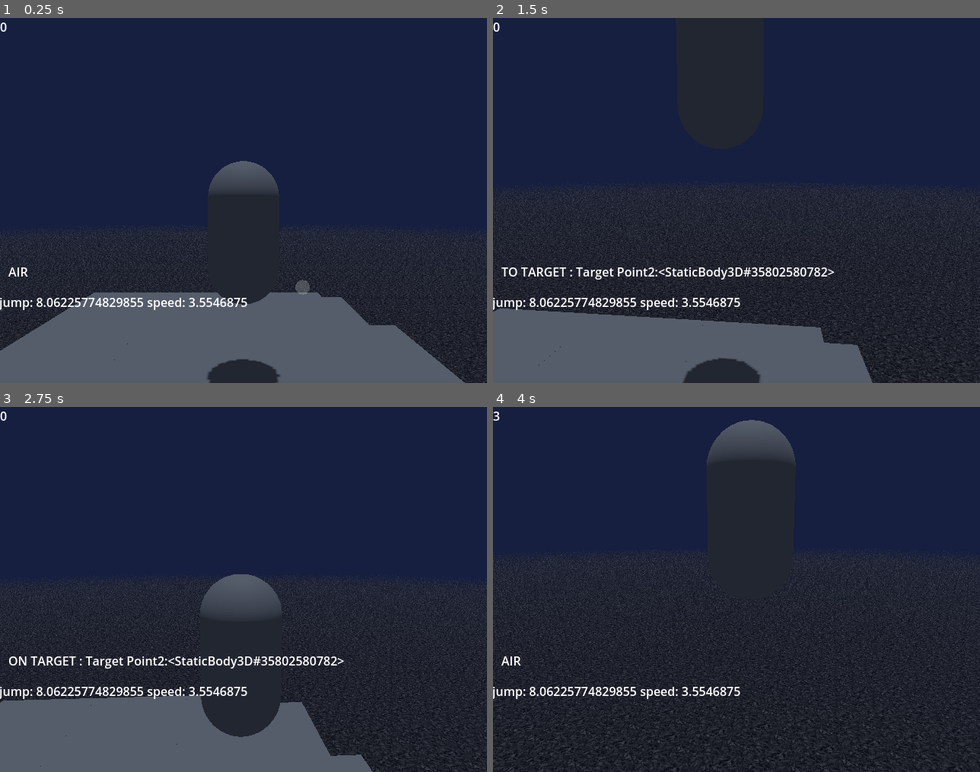
Above: before the commit, frames 1-4 (two rows, left to right).
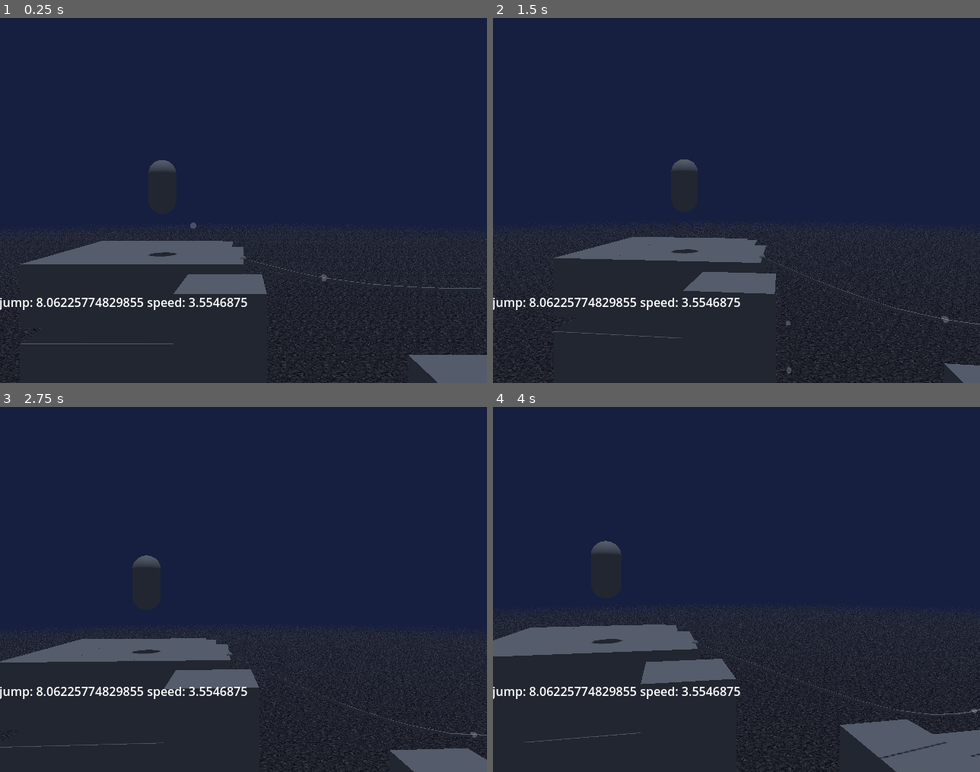
Above: after the commit, the same moments.

Repository: NoahChase/Sly-Cooper--A-Thief-in-Godot
Game: Godot game, scene res://Scenes/Worlds/hazard_room.tscn
Same seed, same stepped clock (60 frames per second), same inputs: the game is played once before the commit and once after it.
Inputs (mouse positions are in pixels of both pictures, inside the frame that each line leads up to):
- Up to frame 1 (0.25 s): no input
- Up to frame 2 (1.5 s): tap Enter (ui_accept) at 0.5, 0.6, 0.77, 1.07 s; move the mouse to (760, 200) at 0.52 s; hold Up (ui_up) from 0.53 s (still down); move the mouse to (712, 200) at 1.27 s; tap Q (circle) at 1.35 s
- Up to frame 3 (2.75 s): keep holding Up (ui_up); tap Enter (ui_accept) at 1.52, 1.55, 1.82, 2.1 s; move the mouse to (253, 582) at 2.02 s
- Up to frame 4 (4 s): keep holding Up (ui_up); move the mouse to (731, 596) at 2.77 s; tap Q (circle) at 2.85 s; tap Enter (ui_accept) at 3.02, 3.05, 3.32, 3.6, 3.77 s; move the mouse to (775, 593) at 3.52 s

The runs differ from the first frame. In frame 1, 23% of the frame differs, in the area x 0-100%, y 1-100%; in frame 2, 20%; in frame 3, 22%; in frame 4, 13%.
Error after the commit: Invalid access to property or key 'anim_tree' on a base object of type 'null instance'. (res://Scripts/player__sly.gd:102)

Commit message:
Revert "Merge branch 'main' of https://github.com/NoahChase/Sly-Cooper--A-Thief-in-Godot"
This reverts commit d028205336ece39a972d8b8e1835a5af082fd7fd, reversing
changes made to 5356f17842658bb68c2e3d91081e0f707e990ef4.

Diff:
--- a/Assets/Models/test_rope_mesh.tscn
+++ b/Assets/Models/test_rope_mesh.tscn
@@ -3,7 +3,7 @@
 [sub_resource type="CylinderMesh" id="CylinderMesh_ru1tb"]
 top_radius = 0.05
 bottom_radius = 0.05
-height = 2.23885
+height = 2.30962
 radial_segments = 6
 rings = 1
 
--- a/Scenes/Character Mesh/sly_cooper_rig_no_physics.tscn
+++ b/Scenes/Character Mesh/sly_cooper_rig_no_physics.tscn
@@ -333,7 +333,7 @@
 mesh = SubResource("BoxMesh_ctiw8")
 
 [node name="Ball Tail 8" type="MeshInstance3D" parent="Ball Tail Root" index="3"]
-transform = Transform3D(0.899075, 0, -0.437498, 0, 0.999894, 0, 0.437499, 0, 0.899074, 0.0778626, 0.576019, -0.258675)
+transform = Transform3D(0.899075, 0, -0.437498, 0, 0.999894, -1.4013e-45, 0.437499, 1.4013e-45, 0.899074, 0.0778626, 0.576019, -0.258675)
 top_level = true
 mesh = SubResource("BoxMesh_3lfr3")
 
@@ -344,7 +344,7 @@
 mesh = SubResource("BoxMesh_hp8ys")
 
 [node name="Ball Tail 7" type="MeshInstance3D" parent="Ball Tail Root" index="4"]
-transform = Transform3D(0.899055, 0, -0.437499, 0, 0.999842, 0, 0.437489, 0, 0.899075, 0.143487, 0.515375, -0.393536)
+transform = Transform3D(0.899055, -1.4013e-45, -0.437499, 0, 0.999842, -2.8026e-45, 0.437489, 2.8026e-45, 0.899075, 0.143487, 0.515375, -0.393536)
 top_level = true
 mesh = SubResource("BoxMesh_3lfr3")
 
@@ -355,7 +355,7 @@
 mesh = SubResource("BoxMesh_2lu7f")
 
 [node name="Ball Tail 6" type="MeshInstance3D" parent="Ball Tail Root" index="5"]
-transform = Transform3D(0.899067, 0, -0.437496, 0, 0.99984, 0, 0.437495, 0, 0.89907, 0.208237, 0.454188, -0.526599)
+transform = Transform3D(0.899067, -1.4013e-45, -0.437496, 0, 0.99984, -4.2039e-45, 0.437495, 4.2039e-45, 0.89907, 0.208237, 0.454188, -0.526599)
 top_level = true
 mesh = SubResource("BoxMesh_3lfr3")
 
@@ -366,7 +366,7 @@
 mesh = SubResource("BoxMesh_x8uyn")
 
 [node name="Ball Tail 5" type="MeshInstance3D" parent="Ball Tail Root" index="6"]
-transform = Transform3D(0.899053, 0, -0.437489, 0, 0.999837, 0, 0.437488, 0, 0.899056, 0.269486, 0.374764, -0.652469)
+transform = Transform3D(0.899053, -1.4013e-45, -0.437489, 0, 0.999837, -4.2039e-45, 0.437488, 4.2039e-45, 0.899056, 0.269486, 0.374764, -0.652469)
 top_level = true
 mesh = SubResource("BoxMesh_3lfr3")
 
@@ -377,7 +377,7 @@
 mesh = SubResource("BoxMesh_x8uyn")
 
 [node name="Ball Tail 4" type="MeshInstance3D" parent="Ball Tail Root" index="7"]
-transform = Transform3D(0.89905, 0, -0.437489, 0, 0.999823, 0, 0.437486, 0, 0.899056, 0.346433, 0.291043, -0.810598)
+transform = Transform3D(0.89905, -1.4013e-45, -0.437489, 0, 0.999823, -4.2039e-45, 0.437486, 4.2039e-45, 0.899056, 0.346433, 0.291043, -0.810598)
 top_level = true
 mesh = SubResource("BoxMesh_3lfr3")
 
@@ -388,7 +388,7 @@
 mesh = SubResource("BoxMesh_x8uyn")
 
 [node name="Ball Tail 3" type="MeshInstance3D" parent="Ball Tail Root" index="8"]
-transform = Transform3D(0.899046, 0, -0.437489, 0, 0.999767, 0, 0.437485, 0, 0.899056, 0.434021, 0.200941, -0.990593)
+transform = Transform3D(0.899046, 0, -0.437489, -2.8026e-45, 0.999767, -5.60519e-45, 0.437485, 7.00649e-45, 0.899056, 0.434021, 0.200941, -0.990593)
 top_level = true
 mesh = SubResource("BoxMesh_3lfr3")
 
@@ -399,7 +399,7 @@
 mesh = SubResource("BoxMesh_x8uyn")
 
 [node name="Ball Tail 2" type="MeshInstance3D" parent="Ball Tail Root" index="9"]
-transform = Transform3D(0.899047, 0, -0.437492, 0, 0.99977, 0, 0.437485, 0, 0.899062, 0.493005, 0.117822, -1.14483)
+transform = Transform3D(0.899047, 2.8026e-45, -0.437492, -7.00649e-45, 0.99977, -5.60519e-45, 0.437485, 8.40779e-45, 0.899062, 0.493005, 0.117822, -1.14483)
 top_level = true
 mesh = SubResource("BoxMesh_3lfr3")
 
@@ -413,43 +413,43 @@
 transform = Transform3D(1, 0, 0, 0, 1, 0, 0, 0, 1, 0, -0.0625, 0)
 bones/0/position = Vector3(1.1612e-08, 0.74602, -0.00193296)
 bones/1/position = Vector3(0.000474975, 0.000474975, 0.000474975)
-bones/10/position = Vector3(-0.087992, 0.865028, -0.00921833)
-bones/10/rotation = Quaternion(0.16389, -0.0358925, 0.00868358, 0.985787)
+bones/10/position = Vector3(-0.00643582, 0.855241, -0.00664721)
+bones/10/rotation = Quaternion(0.143247, -0.0330025, -0.0123152, 0.98906)
 bones/11/position = Vector3(-2.16606e-16, 0.1409, 0.00690236)
-bones/11/rotation = Quaternion(0.0834795, -0.0121833, 0.00151322, 0.996434)
-bones/12/rotation = Quaternion(0.0438295, -0.000931584, -0.00270893, 0.999035)
-bones/13/rotation = Quaternion(0.0427978, 0.000783467, 0.00444861, 0.999074)
+bones/11/rotation = Quaternion(0.0695557, -0.0127676, 0.00356703, 0.99749)
+bones/12/rotation = Quaternion(0.0376083, 0.0151068, -0.00382825, 0.999171)
+bones/13/rotation = Quaternion(0.0452418, 0.000777651, 0.00498278, 0.998963)
 bones/13/scale = Vector3(1, 1, 0.999999)
-bones/14/rotation = Quaternion(-0.0306518, -0.0174594, 0.0204833, 0.999168)
-bones/15/rotation = Quaternion(-0.0530415, 0.00598179, 0.00549198, 0.998559)
+bones/14/rotation = Quaternion(-0.0298638, -0.0179172, 0.0214906, 0.999162)
+bones/15/rotation = Quaternion(-0.0504025, 0.00516876, 0.00693952, 0.998692)
 bones/56/scale = Vector3(1, 1, 1)
 bones/57/scale = Vector3(1, 1, 1)
 bones/70/rotation = Quaternion(-0.35155, -0.348675, -0.399688, 0.771419)
 bones/70/scale = Vector3(1, 1, 1)
 bones/72/position = Vector3(0.0633166, 0.0976588, 0.00782372)
-bones/72/rotation = Quaternion(0.499955, 0.546555, 0.550874, -0.384527)
-bones/73/rotation = Quaternion(0.0259909, 0.947452, -0.308226, 0.0815818)
+bones/72/rotation = Quaternion(0.495142, 0.545982, 0.562787, -0.374177)
+bones/73/rotation = Quaternion(0.0149017, 0.953227, -0.289065, 0.0870534)
 bones/73/scale = Vector3(0.999999, 1, 0.999999)
-bones/74/rotation = Quaternion(0.183697, -0.716715, 0.177523, 0.648892)
+bones/74/rotation = Quaternion(0.226695, -0.714616, 0.218615, 0.624613)
 bones/74/scale = Vector3(0.999999, 1, 1)
-bones/75/rotation = Quaternion(-0.0313937, 0.666446, 0.337603, 0.663995)
+bones/75/rotation = Quaternion(-0.0111878, 0.653335, 0.314676, 0.688481)
 bones/95/position = Vector3(-0.0637059, 0.090302, 0.015742)
-bones/95/rotation = Quaternion(0.488315, -0.657647, -0.494992, -0.289881)
-bones/96/rotation = Quaternion(0.0959254, 0.929532, -0.355555, -0.018694)
+bones/95/rotation = Quaternion(0.487129, -0.659979, -0.481987, -0.307932)
+bones/96/rotation = Quaternion(0.067663, 0.925039, -0.373154, -0.0219208)
 bones/97/position = Vector3(-0.00114774, 0.233412, -0.000875463)
-bones/97/rotation = Quaternion(0.300345, 0.69932, -0.300345, 0.574924)
+bones/97/rotation = Quaternion(0.277945, 0.705196, -0.277945, 0.590077)
 bones/97/scale = Vector3(0.999999, 0.999999, 0.999999)
-bones/98/rotation = Quaternion(-0.0258596, -0.655896, -0.202134, 0.726825)
+bones/98/rotation = Quaternion(-0.012787, -0.657528, -0.209998, 0.72346)
 bones/120/position = Vector3(0.00070335, 0.0147822, 0.131181)
 bones/120/rotation = Quaternion(-0.0722975, -0.0474817, 0.0137924, 0.996157)
 bones/120/scale = Vector3(1, 1, 1)
 bones/130/position = Vector3(0.073522, -0.0766083, -0.0259213)
-bones/130/rotation = Quaternion(0.0573184, 0.335788, 0.925125, -0.167645)
-bones/131/rotation = Quaternion(-0.0238829, 0.977102, -0.209348, -0.0295622)
+bones/130/rotation = Quaternion(0.0518173, 0.37944, 0.912447, -0.144154)
+bones/131/rotation = Quaternion(-0.0194914, 0.940288, -0.339004, -0.0235486)
 bones/131/scale = Vector3(1, 1, 0.999999)
-bones/132/rotation = Quaternion(-0.150308, 0.716242, -0.671075, 0.118588)
+bones/132/rotation = Quaternion(-0.126287, 0.639472, -0.756192, 0.057458)
 bones/132/scale = Vector3(0.999999, 1.00001, 0.999995)
-bones/133/rotation = Quaternion(-6.69096e-09, 0.996779, 0.0802039, 2.19558e-09)
+bones/133/rotation = Quaternion(-1.88962e-08, 0.999045, 0.0437053, 1.9611e-09)
 bones/133/scale = Vector3(1, 1.00001, 0.999986)
 bones/134/position = Vector3(-0.00730926, 0.127941, 0.00102151)
 bones/134/rotation = Quaternion(-0.0126292, 0.186482, 0.979947, -0.0690641)
@@ -458,11 +458,11 @@
 bones/135/rotation = Quaternion(0.203259, 0.000721591, 0.000726901, 0.979125)
 bones/135/scale = Vector3(0.999999, 0.999999, 1)
 bones/136/position = Vector3(-0.0787393, -0.070641, -0.004869)
-bones/136/rotation = Quaternion(-0.0463044, 0.417875, 0.907025, 0.023294)
-bones/137/rotation = Quaternion(0.0642497, 0.92837, -0.366038, -0.00426502)
+bones/136/rotation = Quaternion(-0.0394081, 0.383289, 0.92107, 0.0562689)
+bones/137/rotation = Quaternion(0.0746977, 0.935843, -0.344335, -0.00722418)
 bones/137/scale = Vector3(0.999999, 1, 1)
-bones/138/rotation = Quaternion(0.057362, 0.634088, -0.76975, -0.0461207)
-bones/139/rotation = Quaternion(-4.33078e-08, 0.999528, 0.0307167, 2.72314e-08)
+bones/138/rotation = Quaternion(0.102173, 0.639896, -0.755646, -0.0953548)
+bones/139/rotation = Quaternion(-3.77924e-08, 0.999677, 0.0253949, -8.84156e-09)
 bones/140/rotation = Quaternion(0.0126288, 0.186482, 0.979947, 0.0690643)
 bones/140/scale = Vector3(1, 1, 0.999999)
 bones/141/position = Vector3(0.0408724, 0.0366471, -0.00755698)
@@ -474,7 +474,7 @@
 bones/143/scale = Vector3(1, 1, 1)
 
 [node name="Cane_LowPoly" parent="metarig/GeneralSkeleton" index="0"]
-transform = Transform3D(0.486746, -0.544428, 0.683136, 0.686269, -0.245527, -0.684653, 0.540473, 0.802068, 0.254114, -0.485894, 0.886469, 0.33112)
+transform = Transform3D(0.543564, -0.50464, 0.670727, 0.694821, -0.177794, -0.696858, 0.470913, 0.844823, 0.253993, -0.391309, 0.908701, 0.354961)
 bone_name = "RightHand"
 bone_idx = 98
 
@@ -482,43 +482,43 @@
 transform = Transform3D(0.286598, 0.942817, -0.170169, -0.918975, 0.320748, 0.229361, 0.270827, 0.090647, 0.958351, -0.714821, -0.90577, 0.0535462)
 
 [node name="TeethUpper_LowPoly" parent="metarig/GeneralSkeleton" index="1"]
-transform = Transform3D(0.105167, -0.00668701, -0.014513, 0.00303428, 0.103211, -0.025568, 0.0156887, 0.024864, 0.102231, -0.105542, 1.13931, 0.198271)
+transform = Transform3D(0.105696, -0.00350972, -0.0114739, 0.00152526, 0.104827, -0.0180147, 0.0119013, 0.0177353, 0.104208, -0.00731913, 1.14349, 0.18475)
 
 [node name="TeethLower_LowPoly" parent="metarig/GeneralSkeleton" index="2"]
-transform = Transform3D(0.105167, -0.00668706, -0.014513, 0.00303428, 0.103212, -0.0255679, 0.0156887, 0.0248643, 0.102231, -0.102961, 1.12071, 0.184567)
+transform = Transform3D(0.105696, -0.00350975, -0.0114739, 0.00152526, 0.104827, -0.0180147, 0.0119013, 0.0177356, 0.104208, -0.00563627, 1.12392, 0.172313)
 
 [node name="EyeHLightBot_L" parent="metarig/GeneralSkeleton" index="3"]
-transform = Transform3D(0.105167, -0.00668702, -0.014513, 0.00303428, 0.103211, -0.025568, 0.0156887, 0.024864, 0.102231, -0.10573, 1.14221, 0.198971)
+transform = Transform3D(0.105696, -0.00350972, -0.0114739, 0.00152526, 0.104827, -0.0180148, 0.0119013, 0.0177354, 0.104208, -0.00741786, 1.14644, 0.185249)
 
 [node name="EyeHLightTop_L" parent="metarig/GeneralSkeleton" index="4"]
-transform = Transform3D(0.105167, -0.00668702, -0.014513, 0.00303428, 0.103211, -0.025568, 0.0156887, 0.024864, 0.102231, -0.10573, 1.14221, 0.198971)
+transform = Transform3D(0.105696, -0.00350972, -0.0114739, 0.00152526, 0.104827, -0.0180148, 0.0119013, 0.0177354, 0.104208, -0.00741787, 1.14644, 0.185249)
 
 [node name="Iris_L" parent="metarig/GeneralSkeleton" index="5"]
-transform = Transform3D(0.105167, -0.00668703, -0.014513, 0.00303428, 0.103211, -0.0255681, 0.0156887, 0.0248641, 0.102231, -0.10573, 1.14221, 0.198971)
+transform = Transform3D(0.105696, -0.00350973, -0.0114738, 0.00152526, 0.104827, -0.0180149, 0.0119013, 0.0177355, 0.104208, -0.00741792, 1.14644, 0.18525)
 
 [node name="Pupil_L" parent="metarig/GeneralSkeleton" index="6"]
-transform = Transform3D(0.105167, -0.00668703, -0.014513, 0.00303428, 0.103211, -0.0255681, 0.0156887, 0.0248641, 0.102231, -0.10573, 1.14221, 0.198971)
+transform = Transform3D(0.105696, -0.00350973, -0.0114738, 0.00152526, 0.104827, -0.0180149, 0.0119013, 0.0177355, 0.104208, -0.00741792, 1.14644, 0.18525)
 
 [node name="EyeHLightBot_R" parent="metarig/GeneralSkeleton" index="7"]
-transform = Transform3D(0.105167, -0.00668702, -0.014513, 0.00303428, 0.103211, -0.025568, 0.0156887, 0.024864, 0.102231, -0.10573, 1.14221, 0.198971)
+transform = Transform3D(0.105696, -0.00350972, -0.0114739, 0.00152526, 0.104827, -0.0180148, 0.0119013, 0.0177354, 0.104208, -0.00741787, 1.14643, 0.185249)
 
 [node name="EyeHLightTop_R" parent="metarig/GeneralSkeleton" index="8"]
-transform = Transform3D(0.105167, -0.00668702, -0.014513, 0.00303428, 0.103211, -0.025568, 0.0156887, 0.024864, 0.102231, -0.10573, 1.14221, 0.198971)
+transform = Transform3D(0.105696, -0.00350972, -0.0114739, 0.00152526, 0.104827, -0.0180148, 0.0119013, 0.0177354, 0.104208, -0.00741788, 1.14644, 0.185249)
 
 [node name="Iris_R" parent="metarig/GeneralSkeleton" index="9"]
-transform = Transform3D(-0.105167, -0.00668701, -0.014513, -0.00303428, 0.103211, -0.025568, -0.0156887, 0.024864, 0.102231, -0.10573, 1.14221, 0.198971)
+transform = Transform3D(-0.105696, -0.00350972, -0.0114739, -0.00152526, 0.104827, -0.0180147, -0.0119013, 0.0177353, 0.104208, -0.00741786, 1.14643, 0.185249)
 
 [node name="Pupil_R" parent="metarig/GeneralSkeleton" index="10"]
-transform = Transform3D(-0.105167, -0.00668701, -0.014513, -0.00303428, 0.103211, -0.025568, -0.0156887, 0.024864, 0.102231, -0.10573, 1.14221, 0.198971)
+transform = Transform3D(-0.105696, -0.00350972, -0.0114739, -0.00152526, 0.104827, -0.0180147, -0.0119013, 0.0177353, 0.104208, -0.00741786, 1.14643, 0.185249)
 
 [node name="Hat_LowPoly" parent="metarig/GeneralSkeleton" index="11"]
-transform = Transform3D(1.24357, -0.079072, -0.171611, 0.0358794, 1.22044, -0.302335, 0.185514, 0.29401, 1.20885, -0.0100558, -0.148163, -0.192803)
+transform = Transform3D(1.24982, -0.0415015, -0.135674, 0.0180357, 1.23954, -0.213021, 0.140729, 0.209717, 1.23223, 0.0456763, -0.170076, -0.117558)
 
 [node name="EyeWhite_lowPoly" parent="metarig/GeneralSkeleton" index="12"]
-transform = Transform3D(0.105167, -0.00668701, -0.014513, 0.00303428, 0.103211, -0.025568, 0.0156887, 0.024864, 0.102231, -0.10573, 1.14221, 0.198971)
+transform = Transform3D(0.105696, -0.00350972, -0.0114739, 0.00152526, 0.104827, -0.0180147, 0.0119013, 0.0177353, 0.104208, -0.00741787, 1.14643, 0.185249)
 
 [node name="Belt_LowPoly" parent="metarig/GeneralSkeleton" index="13"]
-transform = Transform3D(0.104803, -0.00330032, -0.0179873, 0.000834431, 0.105394, -0.0144759, 0.0182685, 0.0141194, 0.103851, -0.0942324, 1.29348, 0.0880091)
+transform = Transform3D(0.104981, 0.0012879, -0.017193, -0.00286086, 0.10592, -0.00953412, 0.0170021, 0.00987043, 0.104555, 0.00647298, 1.28712, 0.0732137)
 
 [node name="Tail 1 IK" type="SkeletonIK3D" parent="metarig/GeneralSkeleton" index="21"]
 root_bone = &"Tail.001"
@@ -556,11 +556,11 @@
 target_node = NodePath("../../../Ball Tail Root/Ball Tail 3/Node3D/cnt3")
 
 [node name="BoneAttachment3D" type="BoneAttachment3D" parent="metarig/GeneralSkeleton" index="28"]
-transform = Transform3D(0.997273, 0.0728415, -0.01189, 0.00535522, 0.0892593, 0.995994, 0.073611, -0.993341, 0.0886257, -0.0846313, 0.856337, -0.0471714)
+transform = Transform3D(0.997518, 0.0632862, 0.0308551, -0.0338162, 0.0462628, 0.998357, 0.0617547, -0.996923, 0.0482881, -0.00397137, 0.844905, -0.0442278)
 bone_name = "Tail.001"
 bone_idx = 122
 
 [node name="Bone Cane Hand" type="BoneAttachment3D" parent="metarig/GeneralSkeleton" index="29"]
-transform = Transform3D(0.486746, -0.544428, 0.683136, 0.686269, -0.245527, -0.684653, 0.540473, 0.802068, 0.254114, -0.485894, 0.886469, 0.33112)
+transform = Transform3D(0.543564, -0.50464, 0.670727, 0.694821, -0.177794, -0.696858, 0.470913, 0.844823, 0.253993, -0.391309, 0.908701, 0.354961)
 bone_name = "RightHand"
 bone_idx = 98
--- a/Scenes/Character/player__sly.tscn
+++ b/Scenes/Character/player__sly.tscn
@@ -114,10 +114,11 @@
 radial_segments = 8
 rings = 4
 
-[node name="Player_ Sly" type="CharacterBody3D"]
+[node name="Player_ Sly" type="CharacterBody3D" node_paths=PackedStringArray("sly_mesh")]
 floor_constant_speed = true
 floor_max_angle = 0.506145
 script = ExtResource("1_jucx6")
+sly_mesh = NodePath("")
 
 [node name="CollisionShape3D2" type="CollisionShape3D" parent="."]
 transform = Transform3D(1, 0, 0, 0, 1, 0, 0, 0, 1, 0, 0.5, 0)
@@ -133,29 +134,9 @@
 [node name="Body Mesh Container" type="Node3D" parent="."]
 transform = Transform3D(1, 0, 0, 0, 1, 0, 0, 0, 1, 0, 1, 0)
 
-[node name="SlyCooper_RigNoPhysics" type="MeshInstance3D" parent="Body Mesh Container"]
+[node name="MeshInstance3D" type="MeshInstance3D" parent="Body Mesh Container"]
 mesh = SubResource("CapsuleMesh_11x8b")
 skeleton = NodePath("")
-
-[node name="tip toe ray" type="RayCast3D" parent="Body Mesh Container/SlyCooper_RigNoPhysics"]
-transform = Transform3D(-1.15, 0, -1.73645e-07, 0, 1.15, 0, 1.73645e-07, 0, -1.15, -0.4025, -0.975, 6.07758e-08)
-target_position = Vector3(0, -0.25, 0)
-
-[node name="tip toe ray2" type="RayCast3D" parent="Body Mesh Container/SlyCooper_RigNoPhysics"]
-transform = Transform3D(-1.15, 0, -1.73645e-07, 0, 1.15, 0, 1.73645e-07, 0, -1.15, 0.4025, -0.975, -6.07758e-08)
-target_position = Vector3(0, -0.25, 0)
-
-[node name="tip toe ray3" type="RayCast3D" parent="Body Mesh Container/SlyCooper_RigNoPhysics"]
-transform = Transform3D(-1.15, 0, -1.73645e-07, 0, 1.15, 0, 1.73645e-07, 0, -1.15, -6.07758e-08, -0.975, -0.4025)
-target_position = Vector3(0, -0.25, 0)
-
-[node name="tip toe ray4" type="RayCast3D" parent="Body Mesh Container/SlyCooper_RigNoPhysics"]
-transform = Transform3D(-1.15, 0, -1.73645e-07, 0, 1.15, 0, 1.73645e-07, 0, -1.15, 4.34113e-08, -0.975, 0.2875)
-target_position = Vector3(0, -0.25, 0)
-
-[node name="tip toe ray5" type="RayCast3D" parent="Body Mesh Container/SlyCooper_RigNoPhysics"]
-transform = Transform3D(-1.15, 0, -1.73645e-07, 0, 1.15, 0, 1.73645e-07, 0, -1.15, -6.07758e-08, -0.738928, -0.267238)
-target_position = Vector3(0, 0, 0.25)
 
 [node name="AnimationPlayer" type="AnimationPlayer" parent="Body Mesh Container"]
 libraries = {
--- a/Scenes/Worlds/hazard_room.tscn
+++ b/Scenes/Worlds/hazard_room.tscn
@@ -135,7 +135,7 @@
 
 [sub_resource type="Curve3D" id="Curve3D_8kis5"]
 _data = {
-"points": PackedVector3Array(0, 0, 0, 0, 0, 0, 0, 14.5, -7, 0, 0, 0, 0, 0, 0, 2.20492, 13.7853, -7.40089, 0, 0, 0, 0, 0, 0, 4.40914, 13.2172, -7.80166, 0, 0, 0, 0, 0, 0, 6.61227, 12.8291, -8.20223, 0, 0, 0, 0, 0, 0, 8.81407, 12.5829, -8.60256, 0, 0, 0, 0, 0, 0, 11.0144, 12.4411, -9.00262, 0, 0, 0, 0, 0, 0, 13.2134, 12.3665, -9.40244, 0, 0, 0, 0, 0, 0, 15.4111, 12.3219, -9.80202, 0, 0, 0, 0, 0, 0, 17.6079, 12.2705, -10.2014, 0, 0, 0, 0, 0, 0, 19.804, 12.1755, -10.6007, 0, 0, 0, 0, 0, 0, 22, 12, -11),
+"points": PackedVector3Array(0, 0, 0, 0, 0, 0, 0, 14.5, -7, 0, 0, 0, 0, 0, 0, 2.20779, 13.3708, -7.40142, 0, 0, 0, 0, 0, 0, 4.41468, 12.3019, -7.80267, 0, 0, 0, 0, 0, 0, 6.62, 11.3741, -8.20364, 0, 0, 0, 0, 0, 0, 8.82329, 10.6671, -8.60423, 0, 0, 0, 0, 0, 0, 11.0242, 10.2583, -9.00441, 0, 0, 0, 0, 0, 0, 13.2228, 10.2005, -9.40415, 0, 0, 0, 0, 0, 0, 15.4192, 10.4195, -9.8035, 0, 0, 0, 0, 0, 0, 17.6138, 10.8419, -10.2025, 0, 0, 0, 0, 0, 0, 19.8072, 11.3935, -10.6013, 0, 0, 0, 0, 0, 0, 22, 12, -11),
 "tilts": PackedFloat32Array(0, 0, 0, 0, 0, 0, 0, 0, 0, 0, 0)
 }
 point_count = 11
@@ -1813,7 +1813,9 @@
 script = ExtResource("4_bas3i")
 start_point = NodePath("../rope joint 1")
 end_point = NodePath("../rope joint 2")
-cable_springiness = 40.0
+cable_length = 1.0
+cable_gravity_amp = 1
+cable_springiness = 20.0
 is_path = true
 Path3d = NodePath("Path3D")
 pathfollow = NodePath("Path3D/PathFollow3D")
@@ -1838,8 +1840,8 @@
 path_joined = false
 
 [node name="PathFollow3D" type="PathFollow3D" parent="Rope/Path3D"]
-transform = Transform3D(0.17887, 0.241812, -0.953531, -2.01148e-07, 0.96915, 0.245779, 0.983784, -0.0439656, 0.173369, 4.27563, 13.2516, -7.77739)
-progress = 4.52097
+transform = Transform3D(0.17887, 0.176836, -0.967693, 1.93698e-07, 0.983542, 0.179738, 0.983785, -0.0321522, 0.175944, 10.6912, 10.3202, -8.94385)
+progress = 4.68005
 loop = false
 
 [node name="Target Point" parent="Rope/Path3D/PathFollow3D" instance=ExtResource("3_ox1mo")]
--- a/Scripts/player__sly.gd
+++ b/Scripts/player__sly.gd
@@ -27,7 +27,7 @@
 @export var camera_target: Node3D
 @export var camera_parent: Node3D
 @export var camera: Camera3D
-@onready var sly_mesh = $"Body Mesh Container/SlyCooper_RigNoPhysics"
+@export var sly_mesh: Node3D
 
 ## var
 var target
@@ -81,28 +81,28 @@
 
 	## States
 	if state == FLOOR:
-		#sly_mesh.anim_tree.set("parameters/Anim State/transition_request", "floor")
+		sly_mesh.anim_tree.set("parameters/Anim State/transition_request", "floor")
 		if not direction:
 			var any_not_colliding = false
 			for ray in tiptoe_rays:
 				if not ray.is_colliding() and not $"Body Mesh Container/SlyCooper_RigNoPhysics/tip toe ray5".is_colliding():
 					any_not_colliding = true
-				#if any_not_colliding:
-					#sly_mesh.anim_tree.set("parameters/Floor Transition/transition_request", "floor teeter")
-				#else:
-					#sly_mesh.anim_tree.set("parameters/Floor Transition/transition_request", "floor idle")
-		#else:
-			#sly_mesh.anim_tree.set("parameters/Input Timescale/scale", left_stick_pressure)
-			#sly_mesh.anim_tree.set("parameters/Floor Transition/transition_request", "floor walk")
+				if any_not_colliding:
+					sly_mesh.anim_tree.set("parameters/Floor Transition/transition_request", "floor teeter")
+				else:
+					sly_mesh.anim_tree.set("parameters/Floor Transition/transition_request", "floor idle")
+		else:
+			sly_mesh.anim_tree.set("parameters/Input Timescale/scale", left_stick_pressure)
+			sly_mesh.anim_tree.set("parameters/Floor Transition/transition_request", "floor walk")
 		jump_num = 0
 		$RichTextLabel3.text = str("FLOOR")
 	if state == AIR:
 		if not $"Floor Ray".is_colliding():
 			air_mult = lerp(air_mult, 0.02, 0.08)
-			#sly_mesh.anim_tree.set("parameters/Anim State/transition_request", "air")
+			sly_mesh.anim_tree.set("parameters/Anim State/transition_request", "air")
 		else:
 			air_mult = 1.0
-			#sly_mesh.anim_tree.set("parameters/Anim State/transition_request", "floor")
+			sly_mesh.anim_tree.set("parameters/Anim State/transition_request", "floor")
 		$RichTextLabel3.text = str("AIR")
 
 		if velocity.y > -7:
@@ -120,7 +120,7 @@
 	if state == TO_TARGET and target != null:
 		jump_num = 0
 		air_mult = 0.0
-		#sly_mesh.anim_tree.set("parameters/Anim State/transition_request", "air")
+		sly_mesh.anim_tree.set("parameters/Anim State/transition_request", "air")
 		$RichTextLabel3.text = str("TO TARGET", " : ", target)
 		apply_magnetism(delta)
 		if velocity.y > -6.5:
@@ -233,7 +233,7 @@
 			jump_num = 0
 			state = AIR
 		elif state != TO_TARGET:
-			#sly_mesh.anim_tree.set("parameters/Jump/request", 1)
+			sly_mesh.anim_tree.set("parameters/Jump/request", 1)
 			air_mult = 1.0
 			speed_mult = 1.0
 			if velocity.y >= 0:
@@ -317,7 +317,7 @@
 	camera_length = clamp(camera_length, cam_min, cam_max)
 	camera.position = lerp(camera.position, Vector3(0,0.5, camera_length + add), 0.175)
 
-	var tform = sly_mesh.global_transform.origin - $"Body Mesh Container".global_transform.basis.z * tform_mult
+	var tform = $"Body Mesh Container/SlyCooper_RigNoPhysics".global_transform.origin - $"Body Mesh Container".global_transform.basis.z * tform_mult
 	$Basis_Offset.global_transform.origin.x = lerp($Basis_Offset.global_transform.origin.x, tform.x, cam_timer / 2 * lerp_val)
 	$Basis_Offset.global_transform.origin.z = lerp($Basis_Offset.global_transform.origin.z, tform.z, cam_timer / 2 * lerp_val)
 	camera_parent.position.x = lerp(camera_parent.position.x, $Basis_Offset.global_transform.origin.x, 1)
--- a/project.godot
+++ b/project.godot
@@ -21,7 +21,6 @@
 window/size/viewport_height=480
 window/size/mode=3
 window/size/borderless=true
-window/stretch/mode="viewport"
 
 [global_group]
 
Binary file added: Assets/Models/SlyCooper_RigNoPhysics.fbx
Not shown, added: Assets/Models/SlyCooper_RigNoPhysics.fbx.import
